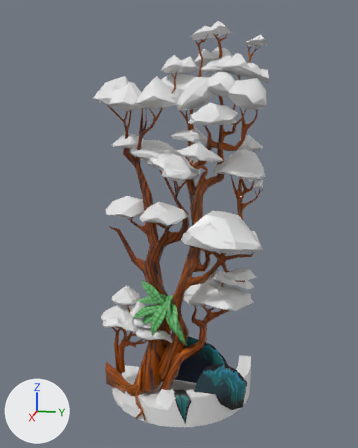
The FBX model Assets/Resources/Models/Raw/tree.fbx, before and after one commit.
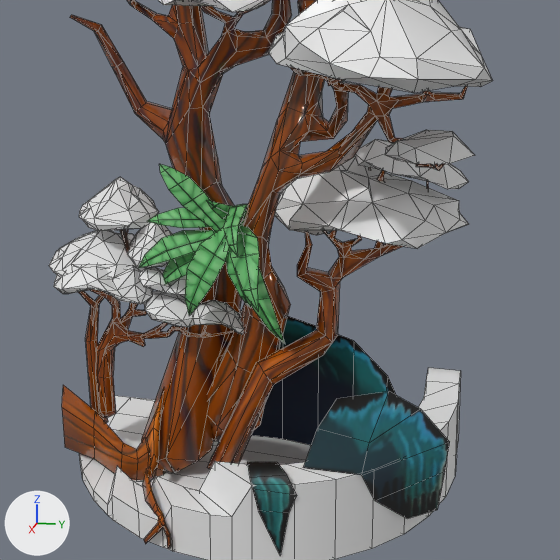
There are two pictures of each version: one whole from a 50 mm camera at (17.98, 3.76, 11.7) aimed at (-0.09, 0.14, 7.18), one close up on the part from 23% to 80% of the width and 49% to 95% of the height. Arrows for +X, +Y and +Z are at lower left; the lights stay in place. The close-ups show mesh edges as thin lines.
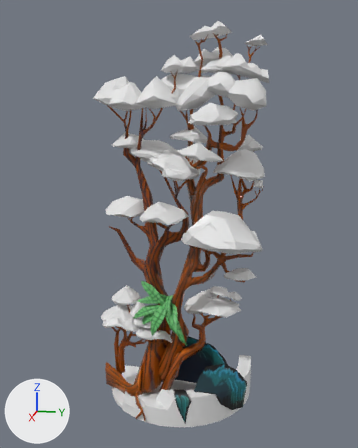
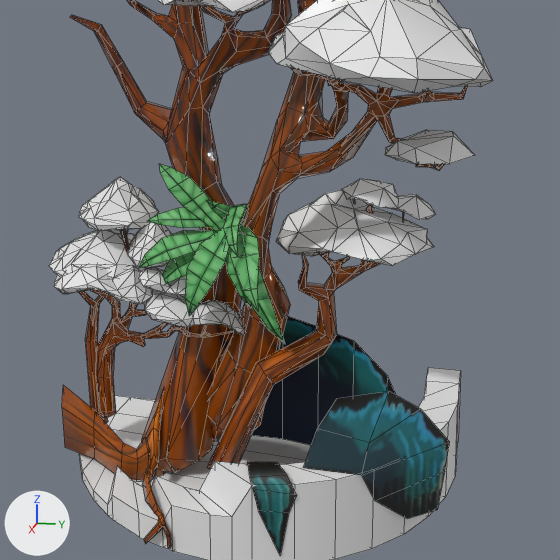
The newer file adds an action. The first version stands in its rest pose; the second is drawn at frame 111 of the action 'Armature|ArmatureAction.001'.

The edits, one by one:
Bone 'Bone.085' (bone_bone_085) turns from (0, 0, 0) to (5, -2, 0) degrees about its own x, y and z.
Bone 'Bone.085' (bone_bone_085) is rescaled from (1.0, 1.0, 1.0) to (0.79, 0.79, 0.79).
Bone 'Bone.088' (bone_bone_088) turns from (0, 0, 0) to (-3, 1, 1) degrees about its own x, y and z.
Bone 'Bone.099' (bone_bone_099) turns from (0, 0, 0) to (-5, 0, 1) degrees about its own x, y and z.
Bone 'Bone.100' (bone_bone_100) turns from (0, 0, 0) to (-4, 0, 1) degrees about its own x, y and z.
Bone 'Bone.101' (bone_bone_101) turns from (0, 0, 0) to (-7, -2, 2) degrees about its own x, y and z.

Changed parts and their boxes (x1, y1, x2, y2) in the close-ups (560 x 560 px):
'Plane.019', posed: (62, 0, 468, 549) in both
'Icosphere.010', posed: (49, 0, 493, 335) in both
bone 'Bone.085', root to tip: before (325, 333) to (328, 287); after (325, 333) to (325, 297)
bone 'Bone.088', root to tip: before (328, 287) to (342, 267); after (325, 297) to (335, 280)
bone 'Bone.099', root to tip: before (421, 232) to (424, 204); after (396, 251) to (400, 229)
bone 'Bone.100', root to tip: before (394, 243) to (397, 198); after (375, 260) to (379, 225)
bone 'Bone.101', root to tip: before (397, 198) to (388, 161); after (379, 225) to (377, 196)
